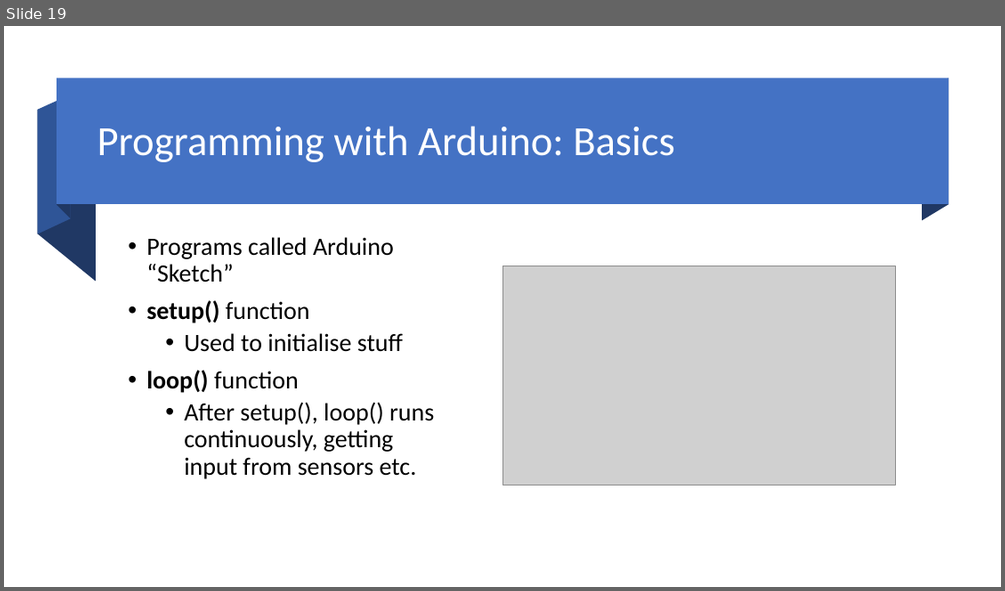
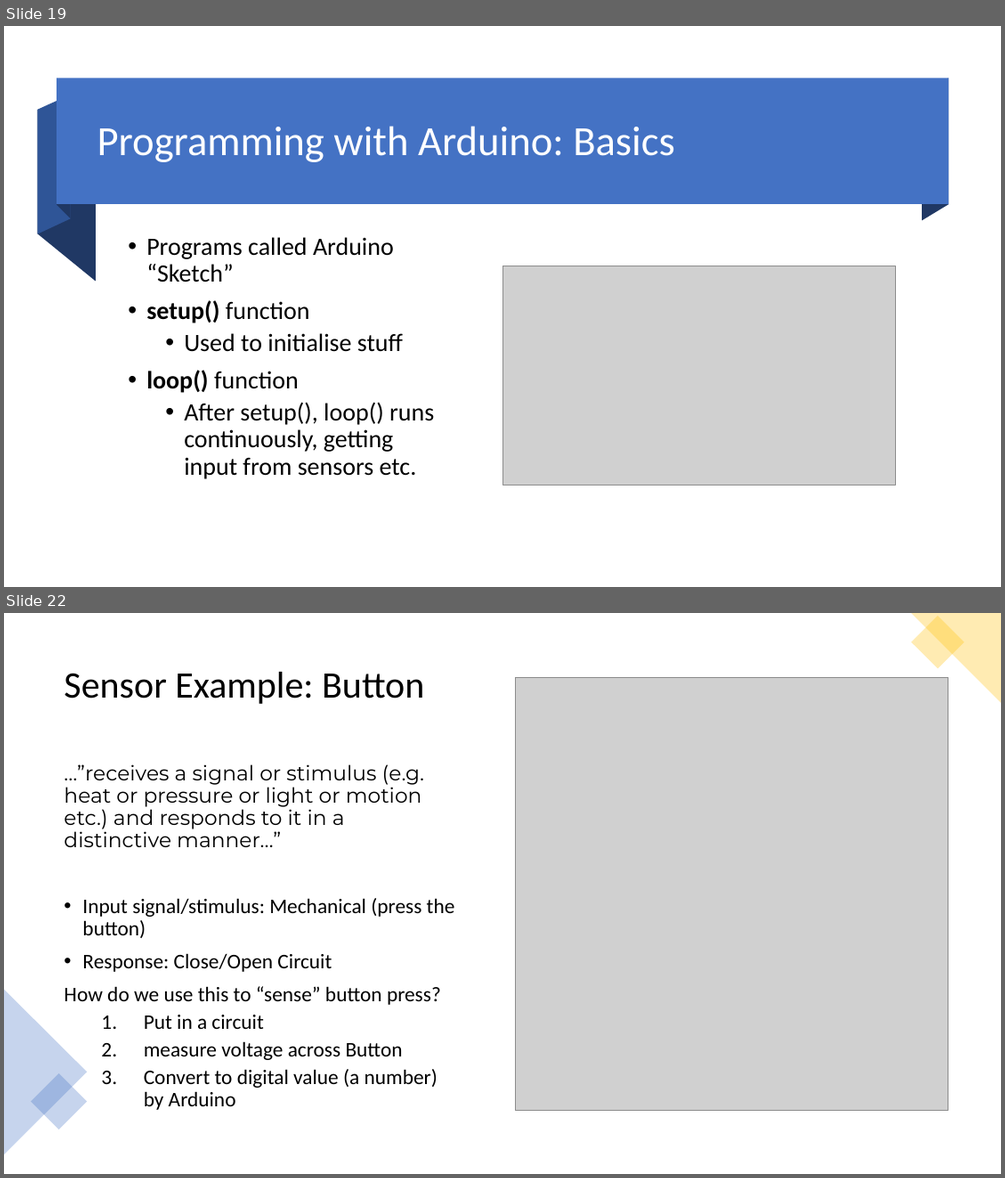
Before and after one commit to fxwalsh/project-2-2023, a slide deck: topic02/talk-0/Physical Computing.pptx. Shown one above the other, each under a label of ours: slide 19 before the commit, slides 19 and 22 after it; the slides between them are not shown. The pictures are 1005x591 and 1005x1178 pixels, drawn with LibreOffice and Linux fonts; fonts in the diff are those of the drawing; grey boxes stand for pictures. Boxes give left, top, right and bottom in pixels: in the first picture for what was removed or moved away, otherwise in the second. Text is boxed around its words. In the diff, an @@ line names an element or a change of style, - is before the commit and + after.

```diff
--- a/topic02/talk-0/Physical Computing.pptx
+++ b/topic02/talk-0/Physical Computing.pptx
@@ slide 22 added at bbox=[4, 613, 1001, 1174], background #FFFFFF @@
@@ triangle added at bbox=[911, 613, 1001, 703], fill #FFC000 at 30% opacity @@
@@ rectangle added at bbox=[912, 616, 964, 668], fill #FFC000 at 30% opacity @@
@@ title added at bbox=[64, 672, 424, 704], 36 pt, text #000000 @@
+Sensor Example: Button
@@ picture added at bbox=[516, 677, 948, 1111] @@
@@ text added at bbox=[64, 764, 455, 1110], 20 pt, text #000000 @@
+…”receives a signal or stimulus (e.g. heat or pressure or light or motion etc.) and responds to it in a distinctive manner…”
+• Input signal/stimulus: Mechanical (press the button)
+• Response: Close/Open Circuit
+How do we use this to “sense” button press?
+  1. Put in a circuit
+  2. measure voltage across Button
+  3. Convert to digital value (a number) by Arduino
@@ triangle added at bbox=[4, 989, 87, 1154], fill #4472C4 at 30% opacity @@
@@ rectangle added at bbox=[31, 1073, 87, 1129], fill #4472C4 at 30% opacity @@
```
Also in this commit, not shown: 1 slide changed, 2 other slides added, 13 other files.
